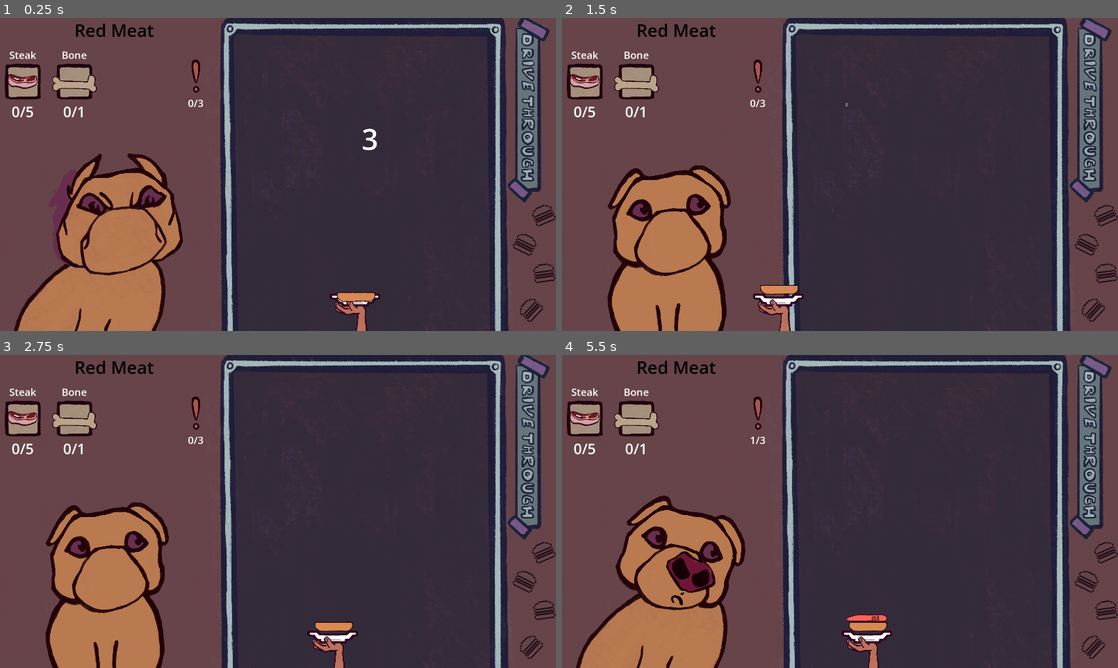
Above: before the commit, frames 1-4 (two rows, left to right).
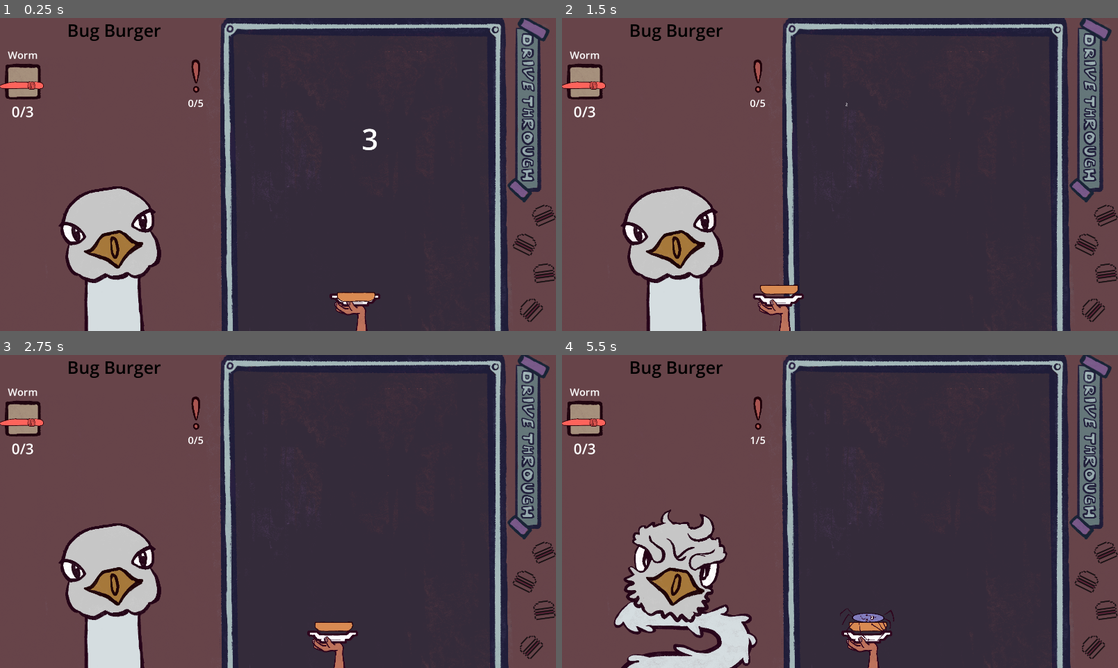
Above: after the commit, the same moments.

Repository: SirLich/funky-drive-through
Game: Godot game, scene res://game.tscn
Same seed, same stepped clock (60 frames per second), same inputs: the game is played once before the commit and once after it.
Inputs (mouse positions are in pixels of both pictures, inside the frame that each line leads up to):
- Up to frame 1 (0.25 s): no input
- Up to frame 2 (1.5 s): tap Enter at 0.5 s; move the mouse to (962, 158) at 0.52 s; press the mouse at (962, 158) at 0.53 s; tap Space at 1.25 s; move the mouse to (728, 190) at 1.27 s; release the mouse at (728, 190) at 1.28 s; click (728, 190) at 1.35 s
- Up to frame 3 (2.75 s): tap Enter at 2 s; move the mouse to (333, 442) at 2.02 s; press the mouse at (333, 442) at 2.03 s
- Up to frame 4 (5.5 s): move the mouse to (812, 574) at 2.77 s; release the mouse at (812, 574) at 2.78 s; click (812, 574) at 2.85 s; tap Space at 3.5 s; move the mouse to (1006, 558) at 3.52 s; press the mouse at (1006, 558) at 3.53 s; tap Enter at 4.25 s; move the mouse to (673, 464) at 4.27 s; release the mouse at (673, 464) at 4.28 s; click (673, 464) at 4.35 s; move the mouse to (867, 511) at 5.02 s; press the mouse at (867, 511) at 5.03 s

The runs differ from the first frame. In frame 1, 12% of the frame differs, in the area x 0-37%, y 1-100%; in frame 2, 11%; in frame 3, 11%; in frame 4, 13%, in the area x 0-60%, y 1-100%.

Commit message:
Fix bird

Diff:
--- a/game.tscn
+++ b/game.tscn
@@ -99,7 +99,7 @@
 
 [node name="SpawnPosition" type="Marker2D" parent="."]
 position = Vector2(392, 789)
-scale = Vector2(0.365, 0.365)
+scale = Vector2(0.29, 0.29)
 
 [node name="Dropper" type="Node2D" parent="."]
 position = Vector2(827, -417)
--- a/global.gd
+++ b/global.gd
@@ -5,7 +5,7 @@
 @export var top_bun : ItemType
 @export var recipes : Array[Recipe]
 
-var current_recipe = 2
+var current_recipe = 0
 
 func get_recipe():
 	return recipes[current_recipe]
--- a/scenes/bird.tscn
+++ b/scenes/bird.tscn
@@ -82,22 +82,34 @@
 tracks/5/type = "value"
 tracks/5/imported = false
 tracks/5/enabled = true
-tracks/5/path = NodePath("FaceGroup/Tongue:animation")
+tracks/5/path = NodePath("Accents:scale")
 tracks/5/interp = 1
 tracks/5/loop_wrap = true
 tracks/5/keys = {
 "times": PackedFloat32Array(0),
 "transitions": PackedFloat32Array(1),
-"update": 1,
-"values": [&"neutral"]
+"update": 0,
+"values": [Vector2(1, 1)]
 }
 tracks/6/type = "value"
 tracks/6/imported = false
 tracks/6/enabled = true
-tracks/6/path = NodePath("FaceGroup:rotation")
+tracks/6/path = NodePath("FaceGroup/Tongue:animation")
 tracks/6/interp = 1
 tracks/6/loop_wrap = true
 tracks/6/keys = {
+"times": PackedFloat32Array(0),
+"transitions": PackedFloat32Array(1),
+"update": 1,
+"values": [&"neutral"]
+}
+tracks/7/type = "value"
+tracks/7/imported = false
+tracks/7/enabled = true
+tracks/7/path = NodePath("FaceGroup:rotation")
+tracks/7/interp = 1
+tracks/7/loop_wrap = true
+tracks/7/keys = {
 "times": PackedFloat32Array(0),
 "transitions": PackedFloat32Array(1),
 "update": 0,
@@ -115,10 +127,10 @@
 tracks/0/interp = 1
 tracks/0/loop_wrap = true
 tracks/0/keys = {
-"times": PackedFloat32Array(0, 0.05, 0.1),
-"transitions": PackedFloat32Array(1, 1, 1),
-"update": 1,
-"values": [&"angry", &"neutral", &"angry"]
+"times": PackedFloat32Array(0, 0.1, 0.2, 0.3),
+"transitions": PackedFloat32Array(1, 1, 1, 1),
+"update": 1,
+"values": [&"angry", &"neutral", &"angry", &"angry"]
 }
 tracks/1/type = "value"
 tracks/1/imported = false
@@ -139,7 +151,7 @@
 tracks/2/interp = 1
 tracks/2/loop_wrap = true
 tracks/2/keys = {
-"times": PackedFloat32Array(0, 0.05, 0.1),
+"times": PackedFloat32Array(0, 0.1, 0.2),
 "transitions": PackedFloat32Array(1, 1, 1),
 "update": 1,
 "values": [&"angry", &"neutral", &"angry"]
@@ -151,22 +163,58 @@
 tracks/3/interp = 1
 tracks/3/loop_wrap = true
 tracks/3/keys = {
-"times": PackedFloat32Array(0),
-"transitions": PackedFloat32Array(1),
-"update": 1,
-"values": [&"angry"]
+"times": PackedFloat32Array(0, 0.1, 0.2, 0.3, 0.4, 0.5),
+"transitions": PackedFloat32Array(1, 1, 1, 1, 1, 1),
+"update": 1,
+"values": [&"neutral", &"angry", &"neutral", &"angry", &"neutral", &"angry"]
 }
 tracks/4/type = "value"
 tracks/4/imported = false
 tracks/4/enabled = true
-tracks/4/path = NodePath("FaceGroup:rotation")
+tracks/4/path = NodePath("Accents:animation")
 tracks/4/interp = 1
 tracks/4/loop_wrap = true
 tracks/4/keys = {
-"times": PackedFloat32Array(0, 0.05, 0.1, 0.15, 0.2, 0.25, 0.3, 0.35),
-"transitions": PackedFloat32Array(1, 1, 1, 1, 1, 1, 1, 1),
+"times": PackedFloat32Array(0.1),
+"transitions": PackedFloat32Array(1),
+"update": 1,
+"values": [&"angry"]
+}
+tracks/5/type = "value"
+tracks/5/imported = false
+tracks/5/enabled = true
+tracks/5/path = NodePath("Accents:scale")
+tracks/5/interp = 1
+tracks/5/loop_wrap = true
+tracks/5/keys = {
+"times": PackedFloat32Array(0, 0.1, 0.2, 0.3, 0.4),
+"transitions": PackedFloat32Array(1, 1, 1, 1, 1),
 "update": 0,
-"values": [-0.153589, 0.305433, -0.153589, 0.0, -0.153589, 0.0, -0.153589, 0.0]
+"values": [Vector2(1, 1), Vector2(2, 2), Vector2(1, 1), Vector2(2, 2), Vector2(1, 1)]
+}
+tracks/6/type = "value"
+tracks/6/imported = false
+tracks/6/enabled = true
+tracks/6/path = NodePath("FaceGroup/Tongue:animation")
+tracks/6/interp = 1
+tracks/6/loop_wrap = true
+tracks/6/keys = {
+"times": PackedFloat32Array(0, 0.1, 0.2, 0.3, 0.4, 0.5),
+"transitions": PackedFloat32Array(1, 1, 1, 1, 1, 1),
+"update": 1,
+"values": [&"neutral", &"angry", &"neutral", &"angry", &"neutral", &"angry"]
+}
+tracks/7/type = "value"
+tracks/7/imported = false
+tracks/7/enabled = true
+tracks/7/path = NodePath("FaceGroup:rotation")
+tracks/7/interp = 1
+tracks/7/loop_wrap = true
+tracks/7/keys = {
+"times": PackedFloat32Array(0, 0.05, 0.1, 0.15),
+"transitions": PackedFloat32Array(1, 1, 1, 1),
+"update": 0,
+"values": [-0.153589, 0.305433, -0.153589, 0.0]
 }
 
 [sub_resource type="Animation" id="Animation_alt8v"]
--- a/scenes/dog.tscn
+++ b/scenes/dog.tscn
@@ -13,332 +13,6 @@
 [ext_resource type="Texture2D" uid="uid://benloyq0wckvc" path="res://assets/characters/dog/nose_angry.png" id="11_r4pkf"]
 [ext_resource type="Texture2D" uid="uid://bb5q6q76xwxhn" path="res://assets/characters/dog/nose_happy.png" id="12_2py2e"]
 [ext_resource type="Texture2D" uid="uid://bte2evlm1g4bo" path="res://assets/characters/dog/nose_neutral.png" id="13_ma180"]
-
-[sub_resource type="Animation" id="Animation_f75js"]
-length = 0.001
-tracks/0/type = "value"
-tracks/0/imported = false
-tracks/0/enabled = true
-tracks/0/path = NodePath("FaceGroup/FaceBack:animation")
-tracks/0/interp = 1
-tracks/0/loop_wrap = true
-tracks/0/keys = {
-"times": PackedFloat32Array(0),
-"transitions": PackedFloat32Array(1),
-"update": 1,
-"values": [&"neutral"]
-}
-tracks/1/type = "value"
-tracks/1/imported = false
-tracks/1/enabled = true
-tracks/1/path = NodePath("Neck:animation")
-tracks/1/interp = 1
-tracks/1/loop_wrap = true
-tracks/1/keys = {
-"times": PackedFloat32Array(0),
-"transitions": PackedFloat32Array(1),
-"update": 1,
-"values": [&"angry"]
-}
-tracks/2/type = "value"
-tracks/2/imported = false
-tracks/2/enabled = true
-tracks/2/path = NodePath("FaceGroup/FaceFront:animation")
-tracks/2/interp = 1
-tracks/2/loop_wrap = true
-tracks/2/keys = {
-"times": PackedFloat32Array(0),
-"transitions": PackedFloat32Array(1),
-"update": 1,
-"values": [&"angry"]
-}
-tracks/3/type = "value"
-tracks/3/imported = false
-tracks/3/enabled = true
-tracks/3/path = NodePath("FaceGroup/Beak:animation")
-tracks/3/interp = 1
-tracks/3/loop_wrap = true
-tracks/3/keys = {
-"times": PackedFloat32Array(0),
-"transitions": PackedFloat32Array(1),
-"update": 1,
-"values": [&"neutral"]
-}
-tracks/4/type = "value"
-tracks/4/imported = false
-tracks/4/enabled = true
-tracks/4/path = NodePath("Accents:animation")
-tracks/4/interp = 1
-tracks/4/loop_wrap = true
-tracks/4/keys = {
-"times": PackedFloat32Array(0),
-"transitions": PackedFloat32Array(1),
-"update": 1,
-"values": [&"angry"]
-}
-tracks/5/type = "value"
-tracks/5/imported = false
-tracks/5/enabled = true
-tracks/5/path = NodePath("FaceGroup/Tongue:animation")
-tracks/5/interp = 1
-tracks/5/loop_wrap = true
-tracks/5/keys = {
-"times": PackedFloat32Array(0),
-"transitions": PackedFloat32Array(1),
-"update": 1,
-"values": [&"neutral"]
-}
-tracks/6/type = "value"
-tracks/6/imported = false
-tracks/6/enabled = true
-tracks/6/path = NodePath("FaceGroup:rotation")
-tracks/6/interp = 1
-tracks/6/loop_wrap = true
-tracks/6/keys = {
-"times": PackedFloat32Array(0),
-"transitions": PackedFloat32Array(1),
-"update": 0,
-"values": [-0.153589]
-}
-
-[sub_resource type="Animation" id="Animation_u6k1x"]
-resource_name = "angry"
-length = 0.5
-step = 0.05
-tracks/0/type = "value"
-tracks/0/imported = false
-tracks/0/enabled = true
-tracks/0/path = NodePath("FaceGroup/FaceBack:animation")
-tracks/0/interp = 1
-tracks/0/loop_wrap = true
-tracks/0/keys = {
-"times": PackedFloat32Array(0, 0.05, 0.1),
-"transitions": PackedFloat32Array(1, 1, 1),
-"update": 1,
-"values": [&"angry", &"neutral", &"angry"]
-}
-tracks/1/type = "value"
-tracks/1/imported = false
-tracks/1/enabled = true
-tracks/1/path = NodePath("Neck:animation")
-tracks/1/interp = 1
-tracks/1/loop_wrap = true
-tracks/1/keys = {
-"times": PackedFloat32Array(0),
-"transitions": PackedFloat32Array(1),
-"update": 1,
-"values": [&"angry"]
-}
-tracks/2/type = "value"
-tracks/2/imported = false
-tracks/2/enabled = true
-tracks/2/path = NodePath("FaceGroup/FaceFront:animation")
-tracks/2/interp = 1
-tracks/2/loop_wrap = true
-tracks/2/keys = {
-"times": PackedFloat32Array(0, 0.05, 0.1),
-"transitions": PackedFloat32Array(1, 1, 1),
-"update": 1,
-"values": [&"angry", &"neutral", &"angry"]
-}
-tracks/3/type = "value"
-tracks/3/imported = false
-tracks/3/enabled = true
-tracks/3/path = NodePath("FaceGroup/Beak:animation")
-tracks/3/interp = 1
-tracks/3/loop_wrap = true
-tracks/3/keys = {
-"times": PackedFloat32Array(0),
-"transitions": PackedFloat32Array(1),
-"update": 1,
-"values": [&"angry"]
-}
-tracks/4/type = "value"
-tracks/4/imported = false
-tracks/4/enabled = true
-tracks/4/path = NodePath("FaceGroup:rotation")
-tracks/4/interp = 1
-tracks/4/loop_wrap = true
-tracks/4/keys = {
-"times": PackedFloat32Array(0, 0.05, 0.1, 0.15, 0.2, 0.25, 0.3, 0.35),
-"transitions": PackedFloat32Array(1, 1, 1, 1, 1, 1, 1, 1),
-"update": 0,
-"values": [-0.153589, 0.305433, -0.153589, 0.0, -0.153589, 0.0, -0.153589, 0.0]
-}
-
-[sub_resource type="Animation" id="Animation_alt8v"]
-resource_name = "happy"
-length = 0.3
-step = 0.05
-tracks/0/type = "value"
-tracks/0/imported = false
-tracks/0/enabled = true
-tracks/0/path = NodePath("FaceGroup/FaceBack:animation")
-tracks/0/interp = 1
-tracks/0/loop_wrap = true
-tracks/0/keys = {
-"times": PackedFloat32Array(0, 0.1, 0.2, 0.3),
-"transitions": PackedFloat32Array(1, 1, 1, 1),
-"update": 1,
-"values": [&"happy", &"neutral", &"happy", &"happy"]
-}
-tracks/1/type = "value"
-tracks/1/imported = false
-tracks/1/enabled = true
-tracks/1/path = NodePath("Neck:animation")
-tracks/1/interp = 1
-tracks/1/loop_wrap = true
-tracks/1/keys = {
-"times": PackedFloat32Array(0),
-"transitions": PackedFloat32Array(1),
-"update": 1,
-"values": [&"happy"]
-}
-tracks/2/type = "value"
-tracks/2/imported = false
-tracks/2/enabled = true
-tracks/2/path = NodePath("FaceGroup/FaceFront:animation")
-tracks/2/interp = 1
-tracks/2/loop_wrap = true
-tracks/2/keys = {
-"times": PackedFloat32Array(0, 0.1, 0.2),
-"transitions": PackedFloat32Array(1, 1, 1),
-"update": 1,
-"values": [&"happy", &"happy", &"happy"]
-}
-tracks/3/type = "value"
-tracks/3/imported = false
-tracks/3/enabled = true
-tracks/3/path = NodePath("FaceGroup/Beak:animation")
-tracks/3/interp = 1
-tracks/3/loop_wrap = true
-tracks/3/keys = {
-"times": PackedFloat32Array(0, 0.1, 0.2),
-"transitions": PackedFloat32Array(1, 1, 1),
-"update": 1,
-"values": [&"neutral", &"angry", &"happy"]
-}
-tracks/4/type = "value"
-tracks/4/imported = false
-tracks/4/enabled = true
-tracks/4/path = NodePath("Accents:animation")
-tracks/4/interp = 1
-tracks/4/loop_wrap = true
-tracks/4/keys = {
-"times": PackedFloat32Array(0),
-"transitions": PackedFloat32Array(1),
-"update": 1,
-"values": [&"neutral"]
-}
-tracks/5/type = "value"
-tracks/5/imported = false
-tracks/5/enabled = true
-tracks/5/path = NodePath("FaceGroup/Tongue:animation")
-tracks/5/interp = 1
-tracks/5/loop_wrap = true
-tracks/5/keys = {
-"times": PackedFloat32Array(0, 0.1, 0.2),
-"transitions": PackedFloat32Array(1, 1, 1),
-"update": 1,
-"values": [&"neutral", &"angry", &"neutral"]
-}
-tracks/6/type = "value"
-tracks/6/imported = false
-tracks/6/enabled = true
-tracks/6/path = NodePath("FaceGroup:rotation")
-tracks/6/interp = 1
-tracks/6/loop_wrap = true
-tracks/6/keys = {
-"times": PackedFloat32Array(0, 0.05, 0.1, 0.15),
-"transitions": PackedFloat32Array(1, 1, 1, 1),
-"update": 0,
-"values": [-0.153589, 0.305433, -0.153589, 0.0]
-}
-
-[sub_resource type="Animation" id="Animation_sw2o8"]
-resource_name = "neutral"
-length = 0.5
-step = 0.05
-tracks/0/type = "value"
-tracks/0/imported = false
-tracks/0/enabled = true
-tracks/0/path = NodePath("FaceGroup/FaceBack:animation")
-tracks/0/interp = 1
-tracks/0/loop_wrap = true
-tracks/0/keys = {
-"times": PackedFloat32Array(0),
-"transitions": PackedFloat32Array(1),
-"update": 1,
-"values": [&"neutral"]
-}
-tracks/1/type = "value"
-tracks/1/imported = false
-tracks/1/enabled = true
-tracks/1/path = NodePath("Neck:animation")
-tracks/1/interp = 1
-tracks/1/loop_wrap = true
-tracks/1/keys = {
-"times": PackedFloat32Array(0),
-"transitions": PackedFloat32Array(1),
-"update": 1,
-"values": [&"neutral"]
-}
-tracks/2/type = "value"
-tracks/2/imported = false
-tracks/2/enabled = true
-tracks/2/path = NodePath("FaceGroup/FaceFront:animation")
-tracks/2/interp = 1
-tracks/2/loop_wrap = true
-tracks/2/keys = {
-"times": PackedFloat32Array(0),
-"transitions": PackedFloat32Array(1),
-"update": 1,
-"values": [&"neutral"]
-}
-tracks/3/type = "value"
-tracks/3/imported = false
-tracks/3/enabled = true
-tracks/3/path = NodePath("FaceGroup/Beak:animation")
-tracks/3/interp = 1
-tracks/3/loop_wrap = true
-tracks/3/keys = {
-"times": PackedFloat32Array(0),
-"transitions": PackedFloat32Array(1),
-"update": 1,
-"values": [&"neutral"]
-}
-tracks/4/type = "value"
-tracks/4/imported = false
-tracks/4/enabled = true
-tracks/4/path = NodePath("Accents:animation")
-tracks/4/interp = 1
-tracks/4/loop_wrap = true
-tracks/4/keys = {
-"times": PackedFloat32Array(0),
-"transitions": PackedFloat32Array(1),
-"update": 1,
-"values": [&"neutral"]
-}
-tracks/5/type = "value"
-tracks/5/imported = false
-tracks/5/enabled = true
-tracks/5/path = NodePath("FaceGroup/Tongue:animation")
-tracks/5/interp = 1
-tracks/5/loop_wrap = true
-tracks/5/keys = {
-"times": PackedFloat32Array(0),
-"transitions": PackedFloat32Array(1),
-"update": 1,
-"values": [&"neutral"]
-}
-
-[sub_resource type="AnimationLibrary" id="AnimationLibrary_igwcl"]
-_data = {
-"RESET": SubResource("Animation_f75js"),
-"angry": SubResource("Animation_u6k1x"),
-"happy": SubResource("Animation_alt8v"),
-"neutral": SubResource("Animation_sw2o8")
-}
 
 [sub_resource type="SpriteFrames" id="SpriteFrames_5mjcq"]
 animations = [{
@@ -453,10 +127,6 @@
 script = ExtResource("1_0v3wu")
 
 [node name="AnimationPlayer" type="AnimationPlayer" parent="."]
-libraries = {
-"": SubResource("AnimationLibrary_igwcl")
-}
-speed_scale = 0.6
 
 [node name="Neck" type="AnimatedSprite2D" parent="."]
 sprite_frames = SubResource("SpriteFrames_5mjcq")
Not shown: 1 places in scenes/dog.tscn that only renumber resources
